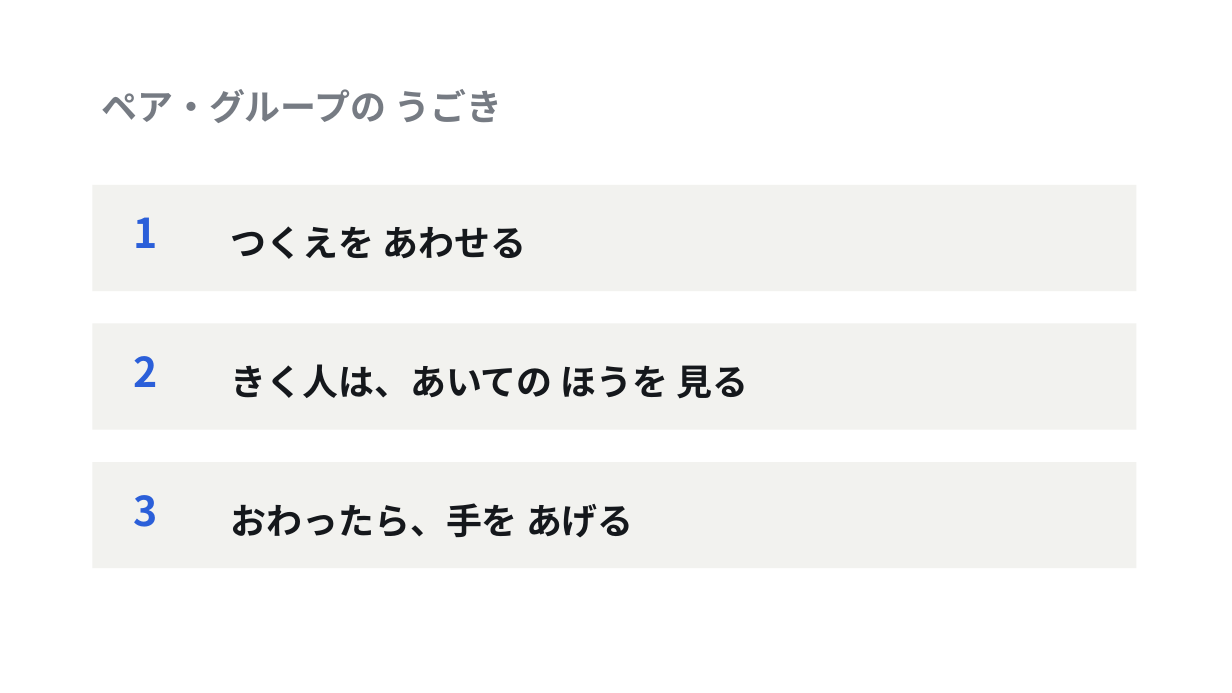
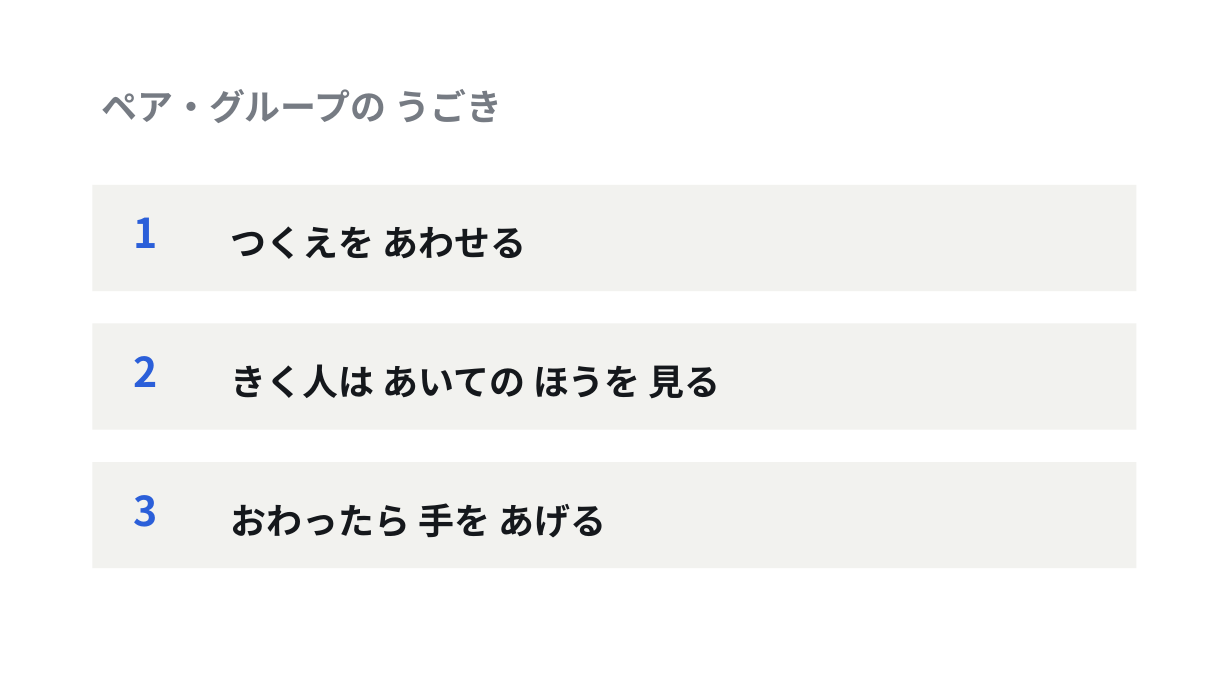
Before and after one commit to A-TOZAK/tateiwa-kenshu, a slide deck: slide 4 of templates/t3_jugyo_nagare.pptx. Drawn at 1232x693 pixels with LibreOffice and Linux fonts; fonts in the diff are those of the drawing. Boxes give left, top, right and bottom in pixels: in the first picture for what was removed or moved away, otherwise in the second. Text is boxed around its words. In the diff, an @@ line names an element or a change of style, - is before the commit and + after.

```diff
--- a/templates/t3_jugyo_nagare.pptx
+++ b/templates/t3_jugyo_nagare.pptx
@@ text at [231,364,721,399]: text changed @@
-きく人は、あいての ほうを 見る
+きく人は あいての ほうを 見る
@@ text at [231,503,606,537]: text changed @@
-おわったら、手を あげる
+おわったら 手を あげる
```
Also in this commit, not shown: 1 other slide changed, 17 other files.
